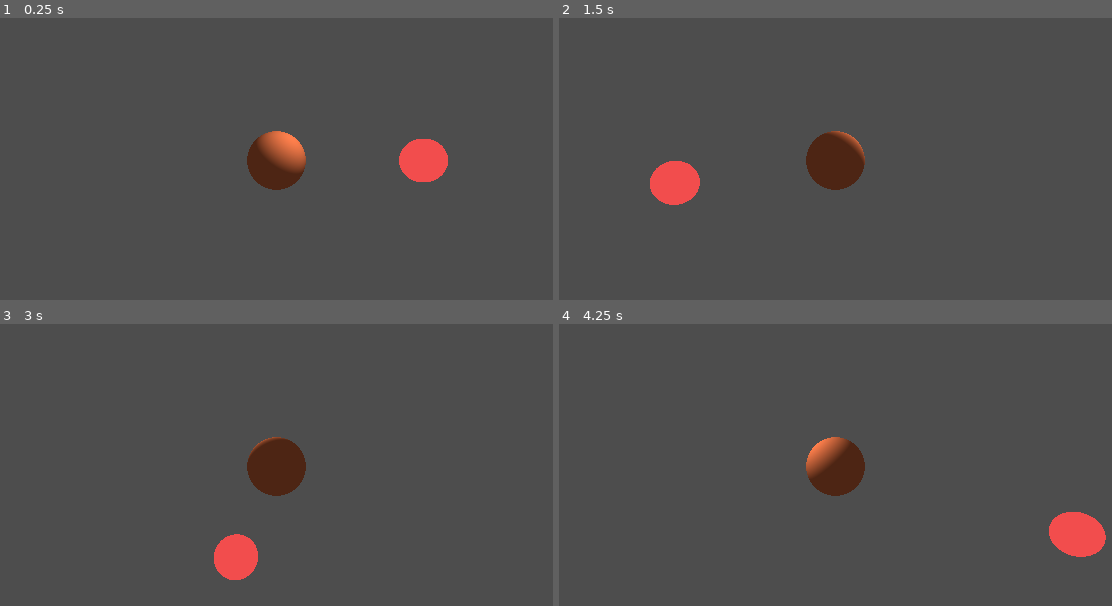
Above: before the commit, frames 1-4 (two rows, left to right).
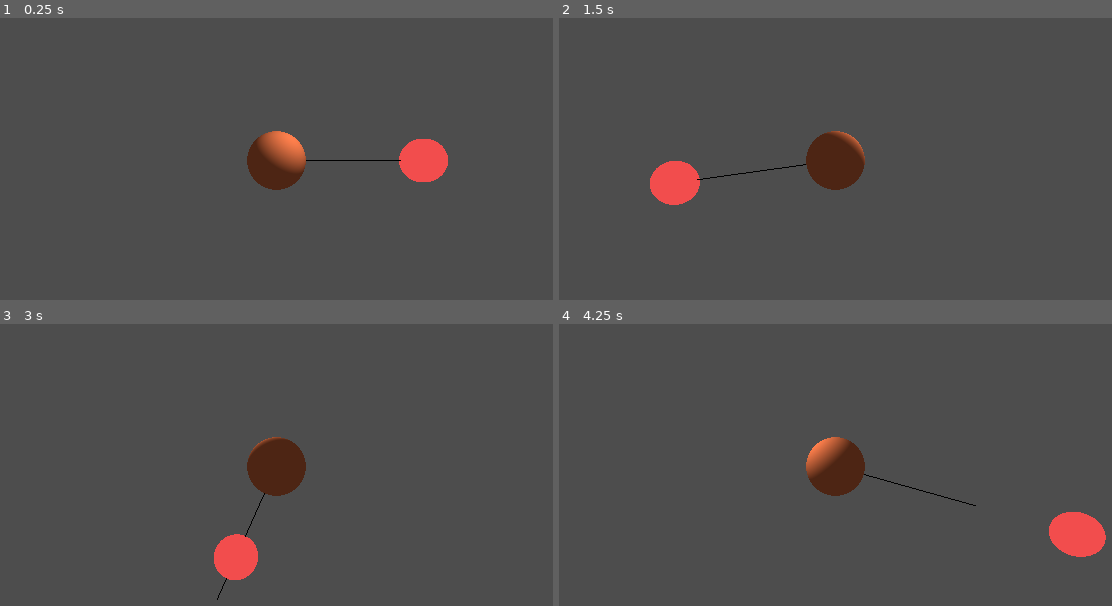
Above: after the commit, the same moments.

Repository: Izendi/Boids_Godot_Engine
Game: Godot game, scene res://BoidDemo.tscn
Two runs of this game, one before a commit and one after it. Both use one fixed random seed, a clock stepped at 60 frames per second and the inputs below.
Inputs (mouse positions are in pixels of both pictures, inside the frame that each line leads up to):
- Up to frame 1 (0.25 s): no input
- Up to frame 2 (1.5 s): move the mouse to (1012, 139) at 0.52 s; click (1012, 139) at 0.6 s; move the mouse to (675, 181) at 1.27 s; click (675, 181) at 1.35 s
- Up to frame 3 (3 s): tap Enter at 2 s; move the mouse to (353, 369) at 2.02 s; click (353, 369) at 2.1 s; tap Space at 2.75 s; move the mouse to (237, 555) at 2.77 s; click (237, 555) at 2.85 s
- Up to frame 4 (4.25 s): tap Enter at 3.5 s; move the mouse to (1073, 532) at 3.52 s; click (1073, 532) at 3.6 s

The runs differ from the first frame. In frame 1, less than 0.1% of the frame differs, in the area x 55-73%, y 50-51%; in frame 2, less than 0.1%; in frame 3, less than 0.1%; in frame 4, less than 0.1%, in the area x 55-76%, y 53-65%.

Commit message:
added the ability to visualize and change vector direction depending on where the mouse is clicked

Diff:
--- a/BoidDemo.tscn
+++ b/BoidDemo.tscn
@@ -1,9 +1,9 @@
 [gd_scene load_steps=13 format=3 uid="uid://b1bdq31bmt0aj"]
 
-[ext_resource type="Script" uid="uid://bfyrplyfu12es" path="res://mouse_vec.gd" id="1_jhmk0"]
 [ext_resource type="Shader" uid="uid://b2mvvw2m67xn" path="res://basicBoid.gdshader" id="1_socxo"]
 [ext_resource type="Script" uid="uid://dlng3tkkuepoh" path="res://boid_rigid_body_3d.gd" id="1_swv62"]
 [ext_resource type="Script" uid="uid://b2x4rvidalguo" path="res://mouse_capture.gd" id="2_jeqo5"]
+[ext_resource type="Script" uid="uid://bp628sfgcij2k" path="res://vector_mesh.gd" id="3_57fq0"]
 [ext_resource type="Shader" uid="uid://pvlscw6weac5" path="res://MouseSphere.gdshader" id="5_83res"]
 
 [sub_resource type="ShaderMaterial" id="ShaderMaterial_83res"]
@@ -45,6 +45,10 @@
 material_override = SubResource("ShaderMaterial_83res")
 mesh = SubResource("SphereMesh_jeqo5")
 
+[node name="vectorMesh" type="MeshInstance3D" parent="Main/Boid_RigidBody3D" node_paths=PackedStringArray("MouseSphere")]
+script = ExtResource("3_57fq0")
+MouseSphere = NodePath("../../MouseSphere")
+
 [node name="Area3D" type="Area3D" parent="Main/Boid_RigidBody3D"]
 
 [node name="CollisionShape3D" type="CollisionShape3D" parent="Main/Boid_RigidBody3D/Area3D"]
@@ -56,7 +60,6 @@
 shape = SubResource("SphereShape3D_swv62")
 
 [node name="MouseVec" type="Node3D" parent="Main/Boid_RigidBody3D"]
-script = ExtResource("1_jhmk0")
 
 [node name="MouseCapture" type="Node3D" parent="Main" node_paths=PackedStringArray("mouseSphere", "camera")]
 script = ExtResource("2_jeqo5")
--- a/mouse_vec.gd
+++ /dev/null
@@ -1,17 +0,0 @@
-extends Node3D
-
-@export var forward: Vector3
-
-
-# Called when the node enters the scene tree for the first time.
-func _ready():
-	forward = -global_transform.basis.z
-
-
-# Called every frame. 'delta' is the elapsed time since the previous frame.
-func _process(delta):
-	pass
-
-# Called 60 times a second by default (not tied to frame rate)
-func _physics_process(delta):
-	pass
--- /dev/null
+++ b/vector_mesh.gd
@@ -0,0 +1,30 @@
+extends MeshInstance3D
+
+@export var MouseSphere: Node3D
+
+#@export var MouseSpherePath: NodePath
+var MouseSphere_world_pos: Vector3
+
+var vectorMesh: ImmediateMesh = ImmediateMesh.new()
+
+# Called when the node enters the scene tree for the first time.
+func _ready():
+	#var MouseSphereBody: Node3D = get_node(MouseSpherePath)
+	pass
+
+
+# Called every frame. 'delta' is the elapsed time since the previous frame.
+func _physics_process(delta):
+	vectorMesh.clear_surfaces()
+	vectorMesh.surface_begin(Mesh.PRIMITIVE_LINES) # Begin recording vectors that will make up the line/lines
+
+	MouseSphere_world_pos = MouseSphere.global_transform.origin
+
+	var start: Vector3 = get_parent().global_transform.origin
+	var end = start + (MouseSphere_world_pos.normalized() * 1.0) # 3 units forward in local space
+
+	vectorMesh.surface_add_vertex(start)
+	vectorMesh.surface_add_vertex(end)
+
+	vectorMesh.surface_end()
+	self.mesh = vectorMesh
Not shown, removed: mouse_vec.gd.uid
Not shown, added: vector_mesh.gd.uid
